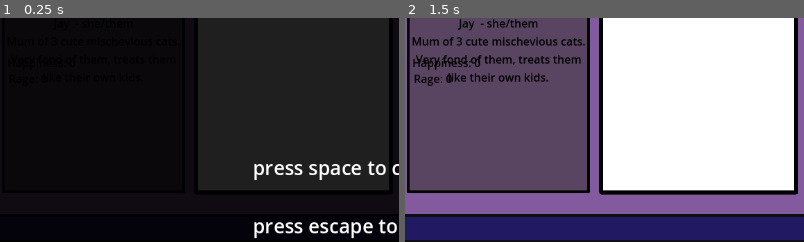
Above: before the commit, frames 1-2 (left to right).
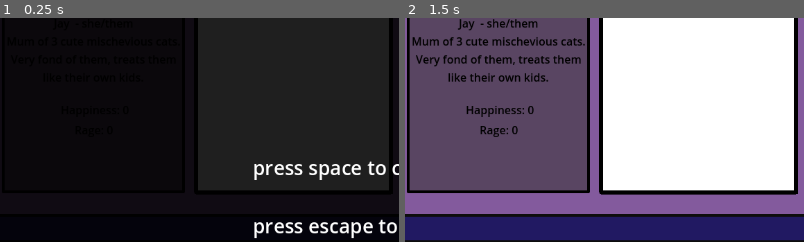
Above: after the commit, the same moments.

Repository: Wilvy10/Bonk
Game: Godot game, scene res://scenes/main_game.tscn
The game is run twice, just before and just after one commit, with the same random seed, the same clock (stepped at 60 frames per second) and the same inputs. This scene is started directly instead of the project's main scene.
Inputs (mouse positions are % of the whole screen's width and height, from its top left):
- Up to frame 1 (0.25 s): no input
- Up to frame 2 (1.5 s): tap Space at 0.5, 0.77, 1.25 s; move the mouse to (44, 30) at 0.52 s; move the mouse to (30, 55) at 1.27 s
The pictures show only the part of the screen within x 4-53%, y 48-98%; the shares and areas given below are measured in that part.

The runs differ from the first frame. In frame 2, 0.9% of the frame differs, in the area x 2-33%, y 18-54%.
Error before the commit: Parse Error: Unexpected "Indent" in class body. (res://scenes/rage_meter.gd:18)

Commit message:
final product

Diff:
--- a/sbgj-bonk(unnamed-project)/scenes/main_game.tscn
+++ b/sbgj-bonk(unnamed-project)/scenes/main_game.tscn
@@ -54,22 +54,24 @@
 metadata/_edit_use_anchors_ = true
 
 [node name="rage meter" type="Label" parent="user"]
-offset_left = 53.0
-offset_top = 389.0
-offset_right = 142.0
-offset_bottom = 413.0
+offset_left = 132.0
+offset_top = 463.0
+offset_right = 221.0
+offset_bottom = 487.0
 theme_override_colors/font_color = Color(0, 0, 0, 1)
 text = "Rage: 0"
+horizontal_alignment = 1
 script = ExtResource("5_vnsdt")
 metadata/_edit_use_anchors_ = true
 
 [node name="happiness meter" type="Label" parent="user"]
-offset_left = 51.0
-offset_top = 366.0
-offset_right = 140.0
-offset_bottom = 390.0
+offset_left = 128.0
+offset_top = 434.0
+offset_right = 227.0
+offset_bottom = 458.0
 theme_override_colors/font_color = Color(0, 0, 0, 1)
 text = "Happiness: 0"
+vertical_alignment = 1
 script = ExtResource("2_wi4c7")
 metadata/_edit_use_anchors_ = true
 
--- a/sbgj-bonk(unnamed-project)/scenes/rage_meter.gd
+++ b/sbgj-bonk(unnamed-project)/scenes/rage_meter.gd
@@ -14,5 +14,5 @@
 func AddRage(_rage):
 	rage += _rage
 	set_text("Rage: " + str(rage))
-func get_rage()
+func get_rage():
 	return rage
--- a/sbgj-bonk(unnamed-project)/scenes/rageending.tscn
+++ b/sbgj-bonk(unnamed-project)/scenes/rageending.tscn
@@ -1,4 +1,6 @@
-[gd_scene load_steps=2 format=3 uid="uid://bbxuce3ddsmh3"]
+[gd_scene load_steps=3 format=3 uid="uid://dgpbpjjq5d5j1"]
+
+[ext_resource type="Texture2D" uid="uid://2bfth508tpi2" path="res://images/Background and UI/RageEndingStill.png" id="1_rlqo1"]
 
 [sub_resource type="LabelSettings" id="LabelSettings_cikoh"]
 font_size = 53
@@ -10,6 +12,10 @@
 anchor_bottom = 1.0
 grow_horizontal = 2
 grow_vertical = 2
+
+[node name="RageEndingStill" type="Sprite2D" parent="."]
+position = Vector2(576, 324)
+texture = ExtResource("1_rlqo1")
 
 [node name="Label" type="Label" parent="."]
 layout_mode = 1
--- a/sbgj-bonk(unnamed-project)/scripts/user.gd
+++ b/sbgj-bonk(unnamed-project)/scripts/user.gd
@@ -10,6 +10,7 @@
 # Called every frame. 'delta' is the elapsed time since the previous frame.
 func _process(delta: float) -> void:
 	pass
+
 	#get_node("../post").get_happiness()
 
 func endGame():
Not shown: 1 places in sbgj-bonk(unnamed-project)/scenes/main_game.tscn that only renumber resources
